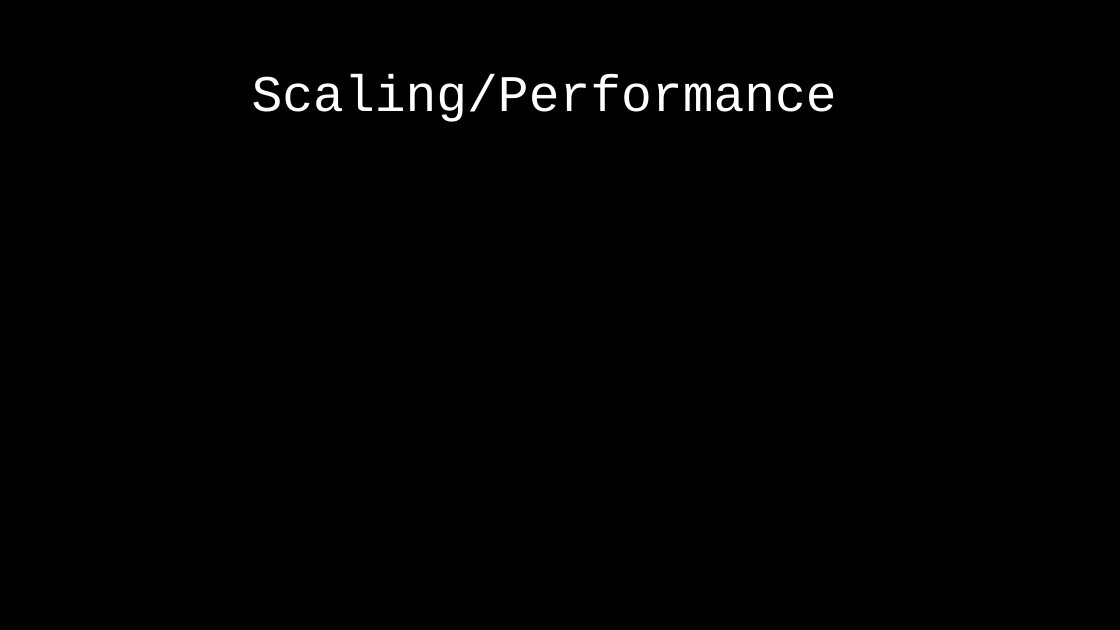
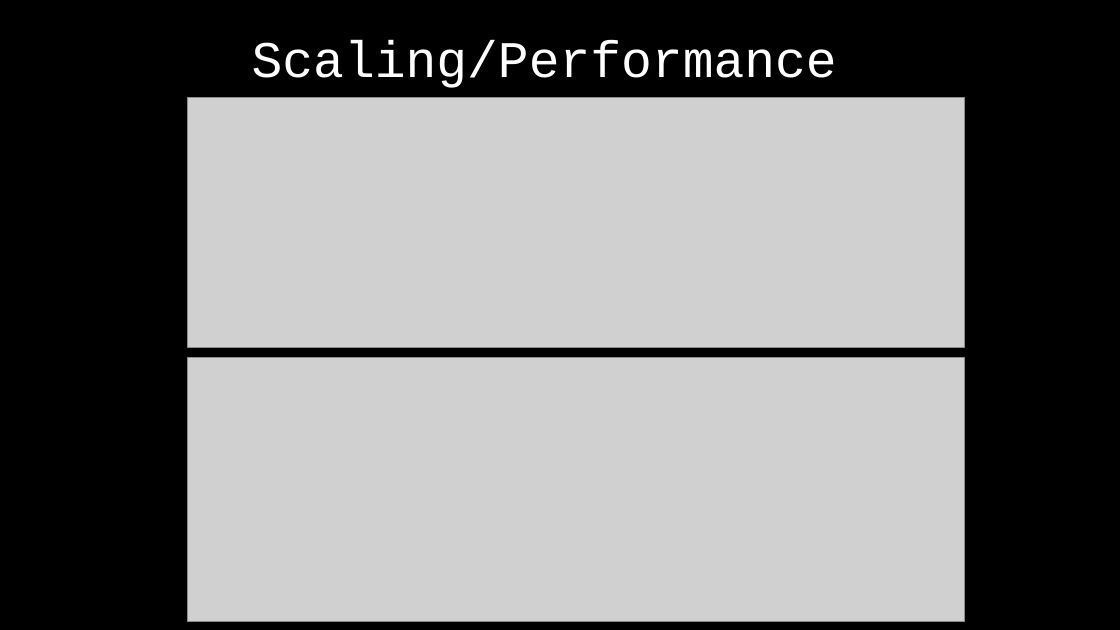
Before and after one commit to notallheroeswearcapes/picpro, a slide deck: slide 4 of Demo Slides.pptx (slide 5 before the commit). Drawn at 1120x630 pixels with LibreOffice and Linux fonts; fonts in the diff are those of the drawing; grey boxes stand for pictures. Boxes give left, top, right and bottom in pixels: in the first picture for what was removed or moved away, otherwise in the second. Text is boxed around its words. In the diff, an @@ line names an element or a change of style, - is before the commit and + after.

```diff
--- a/Demo Slides.pptx
+++ b/Demo Slides.pptx
@@ title "Scaling/Performance": place and size @@
-title "Scaling/Performance" at [252,73,837,122]
+title "Scaling/Performance" at [252,40,837,88]
@@ picture added at [187,97,964,348] @@
@@ picture added at [187,358,964,622] @@
@@ text added at [336,347,807,358], 66 pt, text #000000 @@
+To Be Replaced
```
Also in this commit, not shown: 3 other slides changed, 1 slide removed.
